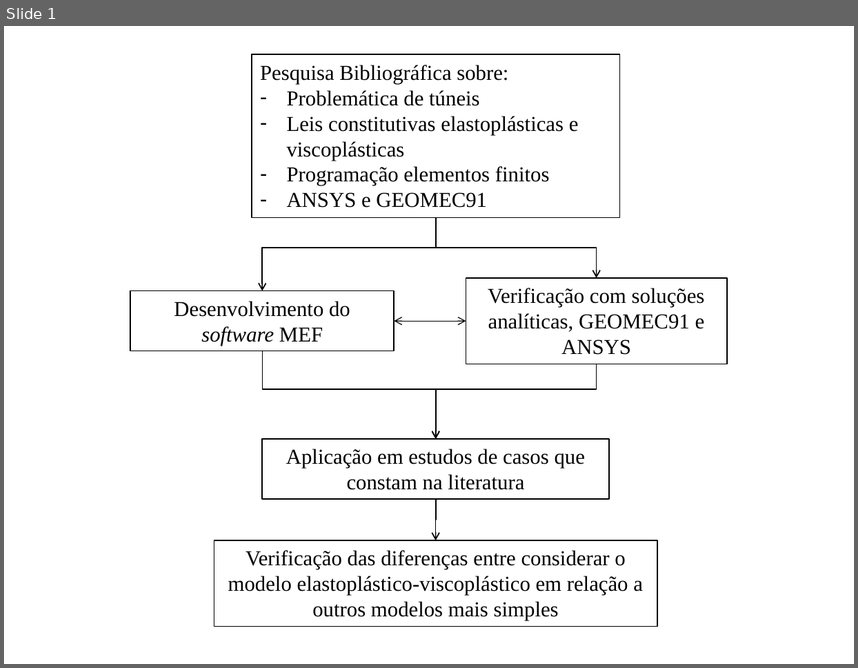
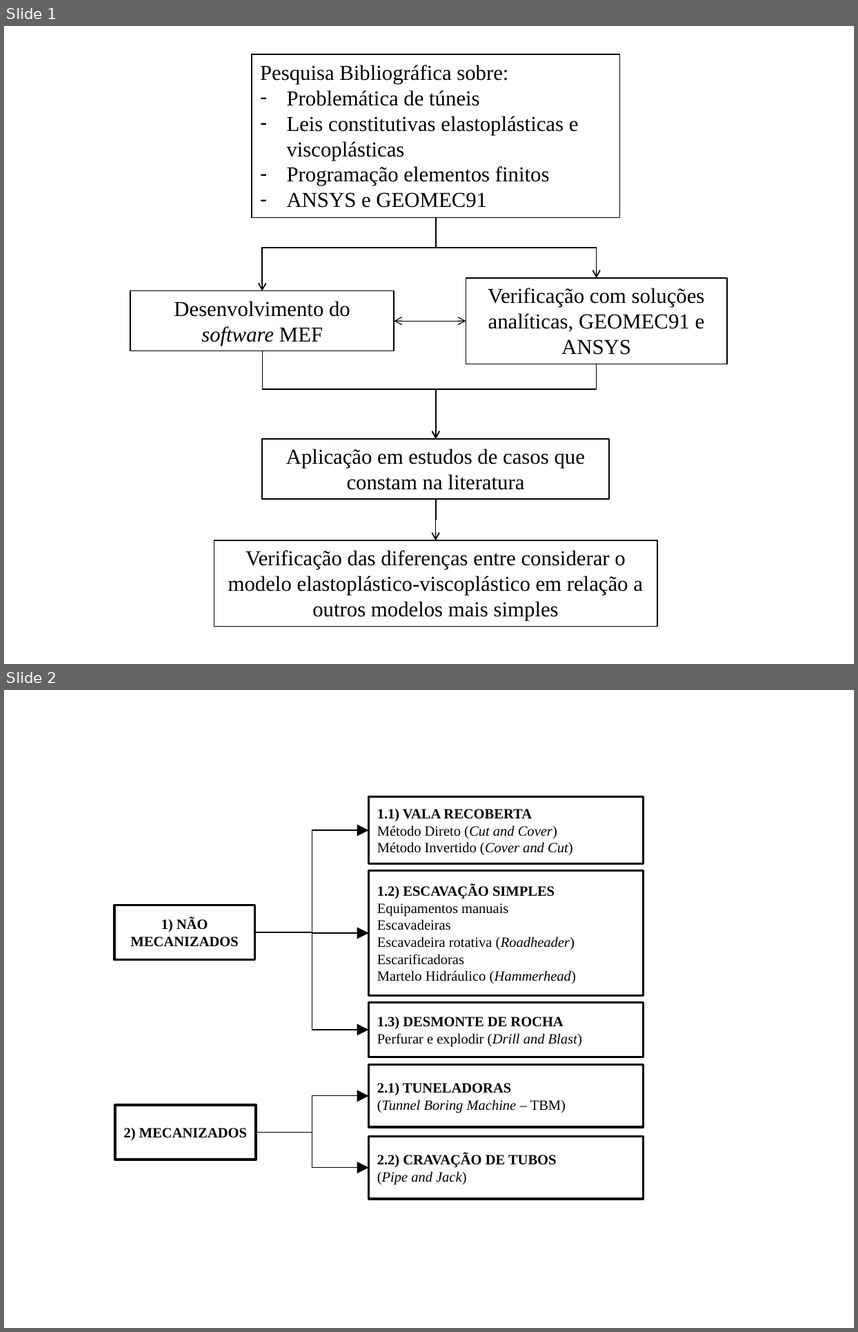
Before and after one commit to felquevedo/TESE_DOUTORADO, a slide deck: fig/powerpoint/Figuras_desenhadas.pptx. Shown one above the other, each under a label of ours: slide 1 before the commit, slides 1 and 2 after it. The pictures are 858x668 and 858x1332 pixels, drawn with LibreOffice and Linux fonts; fonts in the diff are those of the drawing. Boxes give left, top, right and bottom in pixels: in the first picture for what was removed or moved away, otherwise in the second. Text is boxed around its words. In the diff, an @@ line names an element or a change of style, - is before the commit and + after.

Commit message:
Iniciado capítulo do estado da arte
- Adicionado o subcapítulo da vala recoberta

```diff
--- a/fig/powerpoint/Figuras_desenhadas.pptx
+++ b/fig/powerpoint/Figuras_desenhadas.pptx
@@ slide 2 added at [4,690,854,1328], background #FFFFFF @@
@@ rectangle added at [369,797,643,865], fill #FFFFFF, outline #000000 2 pt, 12 pt, text #000000 @@
+1.1) VALA RECOBERTA
+Método Direto (Cut and Cover)
+Método Invertido (Cover and Cut)
@@ elbow arrow added from (254, 932) to (369, 830), #000000 0.75 pt @@
@@ rectangle added at [369,870,643,995], fill #FFFFFF, outline #000000 2 pt, 12 pt, text #000000 @@
+1.2) ESCAVAÇÃO SIMPLES
+Equipamentos manuais
+Escavadeiras
+Escavadeira rotativa (Roadheader)
+Escarificadoras
+Martelo Hidráulico (Hammerhead)
@@ rectangle added at [114,905,254,960], fill #FFFFFF, outline #000000 2 pt, 12 pt, text #000000, bold @@
+1) NÃO MECANIZADOS
@@ elbow arrow added from (254, 932) to (369, 1029), #000000 0.75 pt @@
@@ elbow arrow added from (254, 932) to (369, 933), #000000 0.75 pt @@
@@ rectangle added at [369,1002,643,1056], fill #FFFFFF, outline #000000 2 pt, 12 pt, text #000000 @@
+1.3) DESMONTE DE ROCHA
+Perfurar e explodir (Drill and Blast)
@@ rectangle added at [369,1064,643,1126], fill #FFFFFF, outline #000000 2 pt, 12 pt, text #000000 @@
+2.1) TUNELADORAS
+(Tunnel Boring Machine – TBM)
@@ elbow arrow added from (256, 1132) to (369, 1096), #000000 0.75 pt @@
@@ rectangle added at [115,1105,256,1159], fill #FFFFFF, outline #000000 2 pt, 12 pt, text #000000, bold @@
+2) MECANIZADOS
@@ elbow arrow added from (256, 1132) to (369, 1167), #000000 0.75 pt @@
@@ rectangle added at [369,1136,643,1199], fill #FFFFFF, outline #000000 2 pt, 12 pt, text #000000, bold @@
+2.2) CRAVAÇÃO DE TUBOS
+(Pipe and Jack)
```
Also in this commit, not shown: 1 other slide added, 8 other files.
